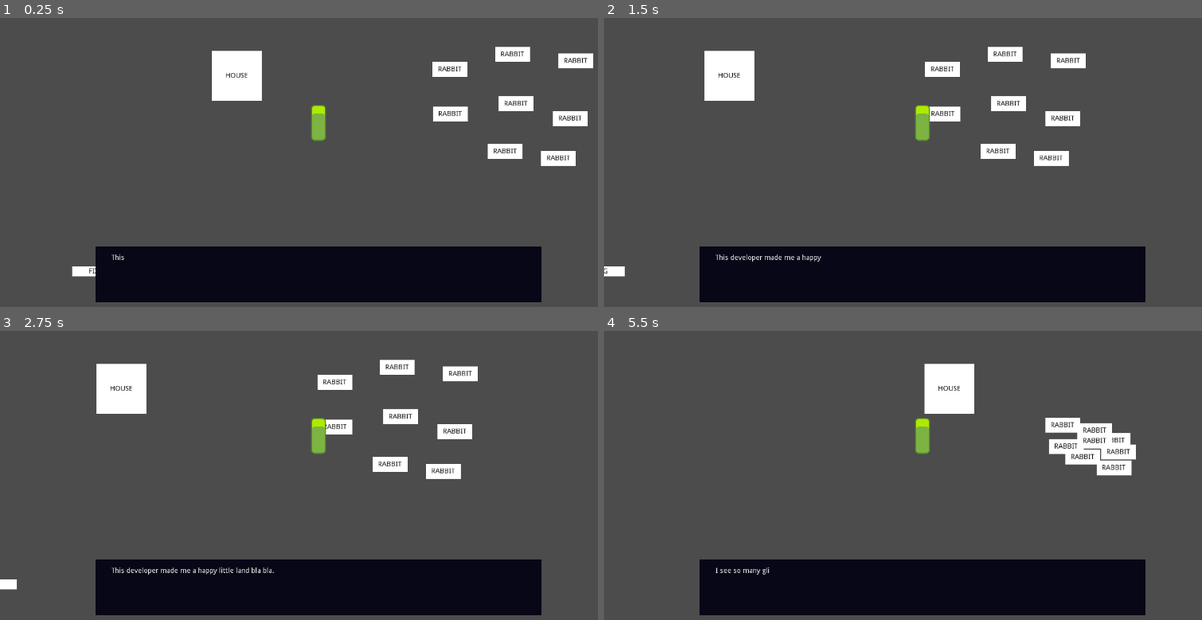
Above: before the commit, frames 1-4 (two rows, left to right).
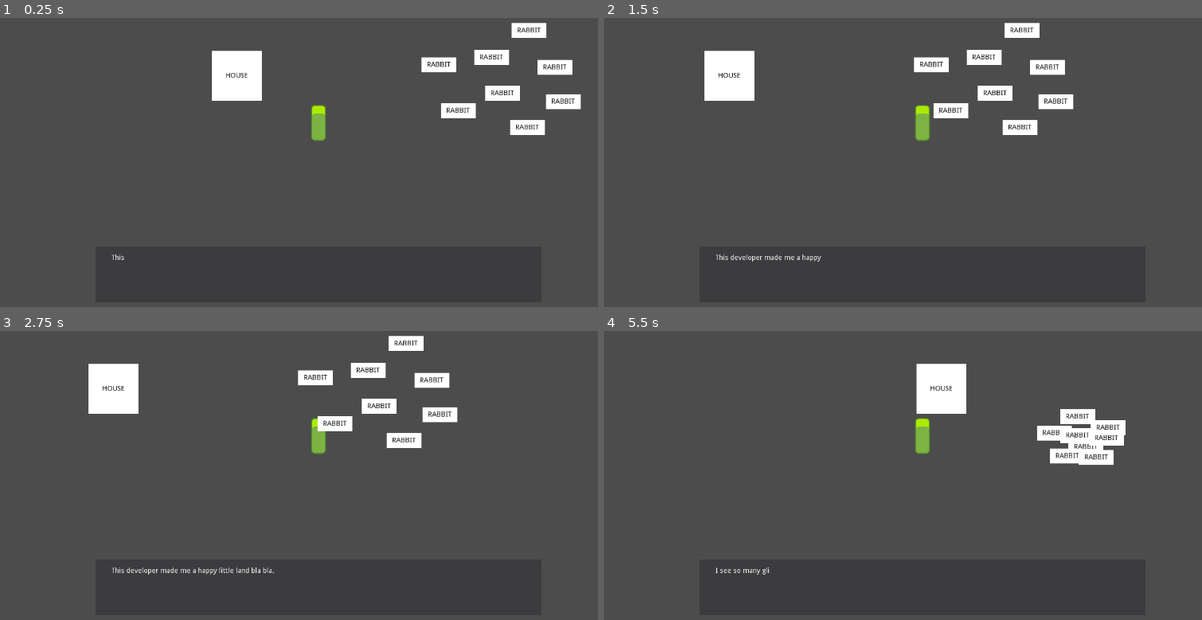
Above: after the commit, the same moments.

Repository: FeraiAli/GodotWildJam10
Game: Godot game, scene res://Game/Game.tscn
Same seed, same stepped clock (60 frames per second), same inputs: the game is played once before the commit and once after it.
Inputs (mouse positions are in pixels of both pictures, inside the frame that each line leads up to):
- Up to frame 1 (0.25 s): no input
- Up to frame 2 (1.5 s): move the mouse to (920, 275) at 0.52 s; hold Right (ui_right) 0.53-1.28 s; move the mouse to (795, 156) at 1.27 s; hold Page Down (ui_page_down) from 1.28 s (still down)
- Up to frame 3 (2.75 s): move the mouse to (382, 374) at 2.02 s; release Page Down (ui_page_down) at 2.03 s; hold Right (ui_right) from 2.03 s (still down)
- Up to frame 4 (5.5 s): tap Enter at 2.75 s; move the mouse to (891, 524) at 2.77 s; release Right (ui_right) at 2.78 s; hold Page Up (ui_page_up) 2.78-3.53 s; move the mouse to (1112, 504) at 3.52 s; hold Left (ui_left) 3.53-5.03 s; move the mouse to (729, 397) at 4.27 s; move the mouse to (956, 452) at 5.02 s; hold Page Down (ui_page_down) from 5.03 s (still down)

The runs differ from the first frame. In frame 1, 18% of the frame differs, in the area x 11-100%, y 1-99%; in frame 2, 18%; in frame 3, 19%, in the area x 0-91%, y 1-99%; in frame 4, 17%.
Error after the commit: Parse Error: Variable "Range" shadows a native class. (res://Game/Flower/Anomaly.gd:3)

Commit message:
Add Second Enemy

Diff:
--- a/Game/Flower/Anomaly.gd
+++ b/Game/Flower/Anomaly.gd
@@ -10,4 +10,4 @@
 	pass
 
 func OnTreeEntered():
-	pass # Replace with function body.
+	get_parent().get_node("ColorRect").modulate = Color(255, 0, 0)
--- a/Game/Flower/Flower.gd
+++ b/Game/Flower/Flower.gd
@@ -5,14 +5,13 @@
 var Anomaly = ANOMALY_BEHAVIOR.instance()
 
 func _ready():
-	GameManager.connect("ToNormal", self, "ConvertToNormal")
-	GameManager.connect("ToAnomaly", self, "ConvertToAnomaly")
 	pass # Replace with function body
 
-func ConvertToNormal():
+func ToNormal():
+	$ColorRect.modulate = Color(255, 255, 255)
 	remove_child(Anomaly)
 	#TODO(feri) - Play Idle
 
-func ConvertToAnomaly():
+func ToAnomaly():
 	#TODO(feri) - Stop Idle
 	add_child(Anomaly)
--- a/Game/Flower/Flower.tscn
+++ b/Game/Flower/Flower.tscn
@@ -2,7 +2,9 @@
 
 [ext_resource path="res://Game/Flower/Flower.gd" type="Script" id=1]
 
-[node name="Flower" type="Node2D"]
+[node name="Flower" type="Node2D" groups=[
+"Flower",
+]]
 script = ExtResource( 1 )
 
 [node name="ColorRect" type="ColorRect" parent="."]
--- a/Game/Game.tscn
+++ b/Game/Game.tscn
@@ -1,42 +1,70 @@
-[gd_scene load_steps=5 format=2]
+[gd_scene load_steps=6 format=2]
 
-[ext_resource path="res://Game/Rabbit/Rabbit.tscn" type="PackedScene" id=1]
-[ext_resource path="res://Game/TheHouse/TheHouse.tscn" type="PackedScene" id=2]
-[ext_resource path="res://Game/TheSolutions/Solution.tscn" type="PackedScene" id=3]
-[ext_resource path="res://Player/Player.tscn" type="PackedScene" id=4]
+[ext_resource path="res://Game/TheHouse/TheHouse.tscn" type="PackedScene" id=1]
+[ext_resource path="res://Player/Player.tscn" type="PackedScene" id=2]
+[ext_resource path="res://Game/Rabbit/Rabbit.tscn" type="PackedScene" id=3]
+[ext_resource path="res://Game/TheSolutions/Solution.tscn" type="PackedScene" id=4]
+[ext_resource path="res://Game/Flower/Flower.tscn" type="PackedScene" id=5]
 
 [node name="Game" type="Node2D"]
 
-[node name="Rabbit" parent="." instance=ExtResource( 1 )]
-position = Vector2( 768.742, 229.959 )
-
-[node name="Rabbit2" parent="." instance=ExtResource( 1 )]
-position = Vector2( 894.602, 200.093 )
-
-[node name="Rabbit3" parent="." instance=ExtResource( 1 )]
-position = Vector2( 769.502, 319.735 )
-
-[node name="Rabbit4" parent="." instance=ExtResource( 1 )]
-position = Vector2( 1021.55, 213.265 )
-
-[node name="Rabbit5" parent="." instance=ExtResource( 1 )]
-position = Vector2( 986.92, 408.434 )
-
-[node name="Rabbit6" parent="." instance=ExtResource( 1 )]
-position = Vector2( 879.779, 394.798 )
-
-[node name="Rabbit7" parent="." instance=ExtResource( 1 )]
-position = Vector2( 1010.3, 328.566 )
-
-[node name="Rabbit8" parent="." instance=ExtResource( 1 )]
-position = Vector2( 901.208, 299.345 )
-
-[node name="TheHouse" parent="." instance=ExtResource( 2 )]
+[node name="TheHouse" parent="." instance=ExtResource( 1 )]
 position = Vector2( 325.268, 207.854 )
 
-[node name="Solution" parent="." instance=ExtResource( 3 )]
+[node name="Player" parent="." instance=ExtResource( 2 )]
+position = Vector2( 539.499, 384.888 )
+scale = Vector2( 0.5, 0.5 )
+
+[node name="Rabits" type="Node2D" parent="."]
+editor/display_folded = true
+
+[node name="Rabbit" parent="Rabits" instance=ExtResource( 3 )]
+position = Vector2( 746.535, 220.706 )
+
+[node name="Rabbit2" parent="Rabits" instance=ExtResource( 3 )]
+position = Vector2( 927.895, 152.233 )
+
+[node name="Rabbit3" parent="Rabits" instance=ExtResource( 3 )]
+position = Vector2( 996.368, 294.731 )
+
+[node name="Rabbit4" parent="Rabits" instance=ExtResource( 3 )]
+position = Vector2( 874.227, 278.075 )
+
+[node name="Rabbit5" parent="Rabits" instance=ExtResource( 3 )]
+position = Vector2( 785.398, 313.237 )
+
+[node name="Rabbit6" parent="Rabits" instance=ExtResource( 3 )]
+position = Vector2( 852.02, 205.901 )
+
+[node name="Rabbit7" parent="Rabits" instance=ExtResource( 3 )]
+position = Vector2( 924.194, 346.548 )
+
+[node name="Rabbit8" parent="Rabits" instance=ExtResource( 3 )]
+position = Vector2( 979.713, 226.258 )
+
+[node name="Solutions" type="Node2D" parent="."]
+
+[node name="FlowerSolution" parent="Solutions" instance=ExtResource( 4 )]
+position = Vector2( 1165.06, 951.872 )
+Solution = "Flower"
+
+[node name="RabbitSolution" parent="Solutions" instance=ExtResource( 4 )]
 position = Vector2( 44.8788, 641.051 )
 
-[node name="Player" parent="." instance=ExtResource( 4 )]
-position = Vector2( 539.499, 384.888 )
-scale = Vector2( 0.5, 0.5 )
+[node name="Flowers" type="Node2D" parent="."]
+editor/display_folded = true
+
+[node name="Flower" parent="Flowers" instance=ExtResource( 5 )]
+position = Vector2( 906.33, 877.929 )
+
+[node name="Flower2" parent="Flowers" instance=ExtResource( 5 )]
+position = Vector2( 964.609, 925.416 )
+
+[node name="Flower3" parent="Flowers" instance=ExtResource( 5 )]
+position = Vector2( 865.319, 873.612 )
+
+[node name="Flower4" parent="Flowers" instance=ExtResource( 5 )]
+position = Vector2( 1012.1, 873.612 )
+
+[node name="Flower5" parent="Flowers" instance=ExtResource( 5 )]
+position = Vector2( 940.866, 802.383 )
--- a/Game/Rabbit/Rabbit.gd
+++ b/Game/Rabbit/Rabbit.gd
@@ -7,18 +7,16 @@
 var Anomaly = ANOMALY_BEHAVIOR.instance()
 
 func _ready():
-	GameManager.connect("ToNormal", self, "ConvertToNormal")
-	GameManager.connect("ToAnomaly", self, "ConvertToAnomaly")
 	add_child(Normal)
 
 func _process(delta):
 	pass
 	#print(position)
 
-func ConvertToNormal():
+func ToNormal():
 	remove_child(Anomaly)
 	add_child(Normal)
 
-func ConvertToAnomaly():
+func ToAnomaly():
 	remove_child(Normal)
 	add_child(Anomaly)
--- a/GameManager/GameManager.gd
+++ b/GameManager/GameManager.gd
@@ -1,21 +1,19 @@
 extends Node
-
-signal ToNormal
-signal ToAnomaly
 
 func Glitch(glitch):
 	for node in get_tree().get_nodes_in_group(glitch):
-		emit_signal("ToAnomaly")
+		node.ToAnomaly()
 
 func TrySolution(solution):
 	for node in get_tree().get_nodes_in_group(solution):
-		emit_signal("ToNormal")
+		node.ToNormal()
 
 func _input(event):
+	var TestMalfunction = "Rabbit"
 	if event.is_action_pressed("ui_page_up"):
-		Glitch("Rabbit")
+		Glitch(TestMalfunction)
 	if event.is_action_pressed("ui_page_down"):
-		TrySolution("Rabbit")
+		TrySolution(TestMalfunction)
 
 func GetPlayer():
 	return get_tree().get_nodes_in_group("Player").front()
--- a/Player/Player.gd
+++ b/Player/Player.gd
@@ -1,6 +1,7 @@
 extends KinematicBody2D
 
 var Solution : String = ""
+export(int) var Health = 100
 
 const SPEED = 60
 
--- a/Solution.gd
+++ b/Solution.gd
@@ -1,8 +1,21 @@
 extends Area2D
 
 export(String, "Rabbit", "Flower", "Water") var Solution = "Rabbit"
+
+func _ready():
+	add_to_group(Solution)
+
+	$ColorRect/Label.text = "FIX = " + Solution
+	hide()
 
 func OnSomeoneEnteredArea(body):
 	if body.is_in_group("Player"):
 		GameManager.GetPlayer().Solution = Solution
 		queue_free()
+
+func ToNormal():
+	hide()
+
+func ToAnomaly():
+	print("SHOW")
+	show()
--- a/Subtitles/DialogBox.tscn
+++ b/Subtitles/DialogBox.tscn
@@ -3,7 +3,7 @@
 [ext_resource path="res://Subtitles/Dialog.gd" type="Script" id=1]
 
 [node name="DialogBox" type="Polygon2D"]
-color = Color( 0.0313726, 0.027451, 0.0901961, 1 )
+color = Color( 0.0313726, 0.027451, 0.0901961, 0.235294 )
 polygon = PoolVector2Array( 192, 576, 192, 688, 1088, 688, 1088, 576 )
 
 [node name="Dialog" type="RichTextLabel" parent="."]
